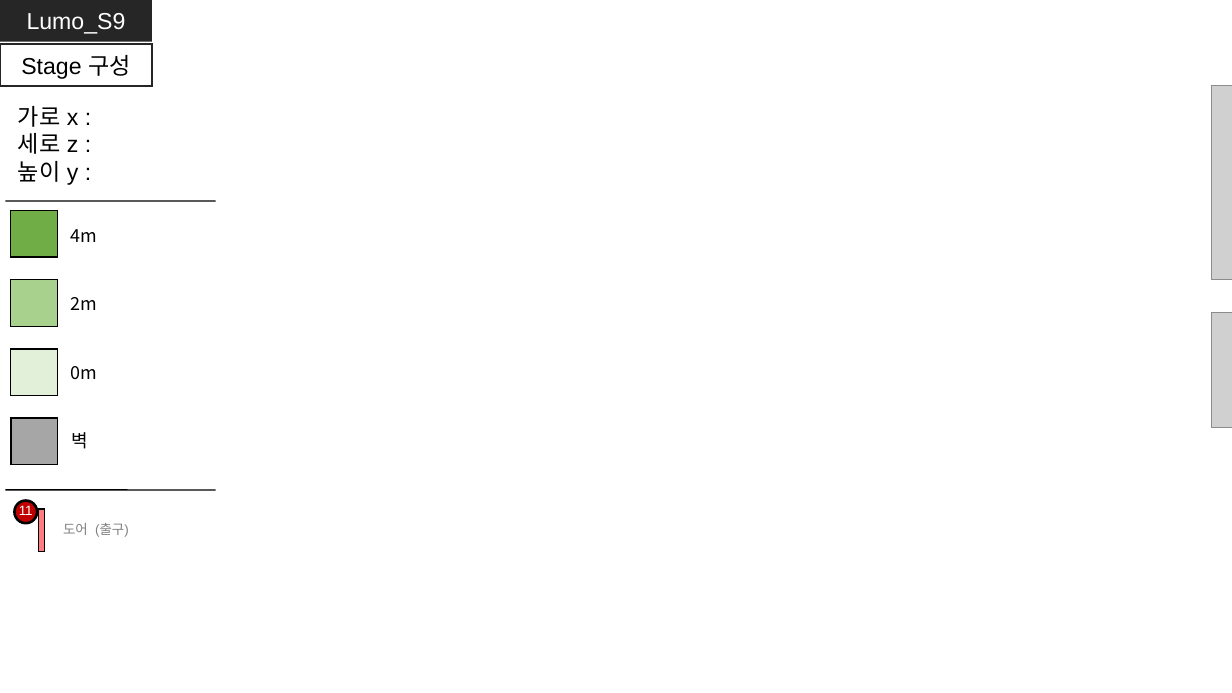
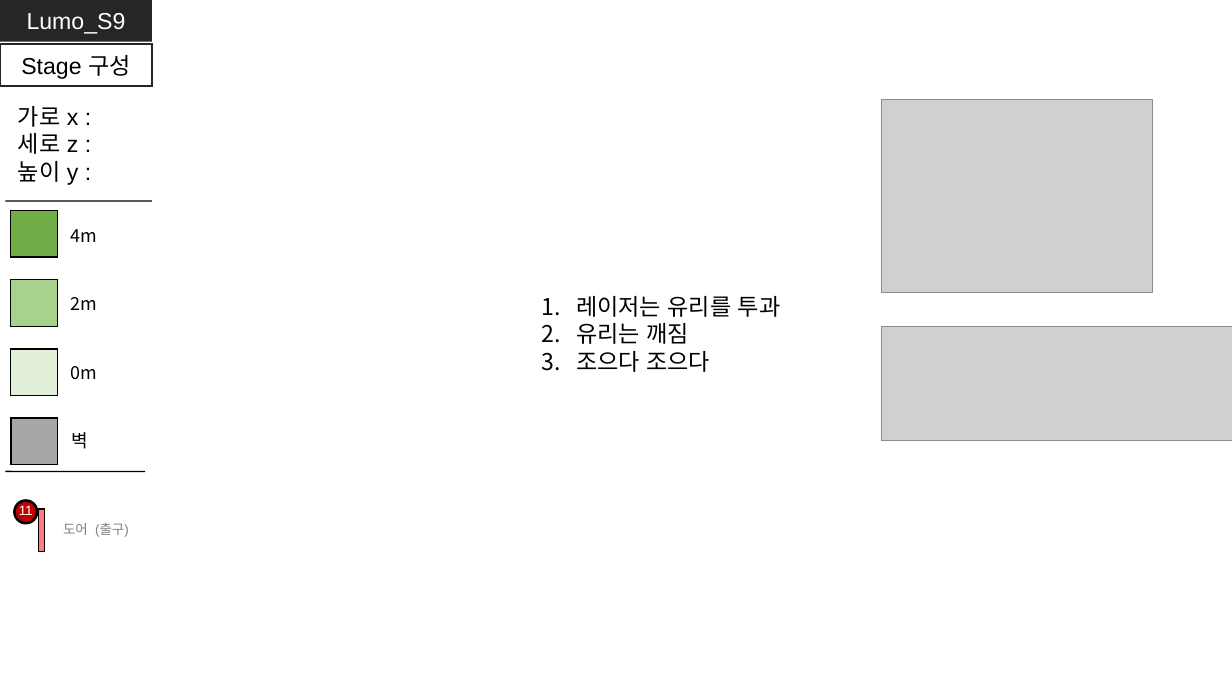
Before and after one commit to GGMGangsterHamster/GangsterHamster, a slide deck: slide 13 of Documents/Lumo_Stage - Nam.pptx. Drawn at 1232x693 pixels with LibreOffice and Linux fonts; fonts in the diff are those of the drawing; grey boxes stand for pictures. Boxes give left, top, right and bottom in pixels: in the first picture for what was removed or moved away, otherwise in the second. Text is boxed around its words. In the diff, an @@ line names an element or a change of style, - is before the commit and + after.

```diff
--- a/Documents/Lumo_Stage - Nam.pptx
+++ b/Documents/Lumo_Stage - Nam.pptx
@@ picture resized from (x1=1212, y1=86, x2=1232, y2=279) to (x1=882, y1=99, x2=1153, y2=292) @@
@@ line moved from (6, 201) - (215, 201) to (6, 201) - (152, 201) @@
@@ text added at (x1=576, y1=296, x2=781, y2=372), 18 pt, text #000000 @@
+1. 레이저는 유리를 투과
+2. 유리는 깨짐
+3. 조으다 조으다
@@ picture resized from (x1=1212, y1=313, x2=1232, y2=428) to (x1=882, y1=326, x2=1232, y2=441) @@
@@ line moved from (6, 490) - (215, 490) to (6, 471) - (145, 471) @@
```
Also in this commit, not shown: 5 other slides changed, 4 slides added, 4 slides removed, 1 other file.
